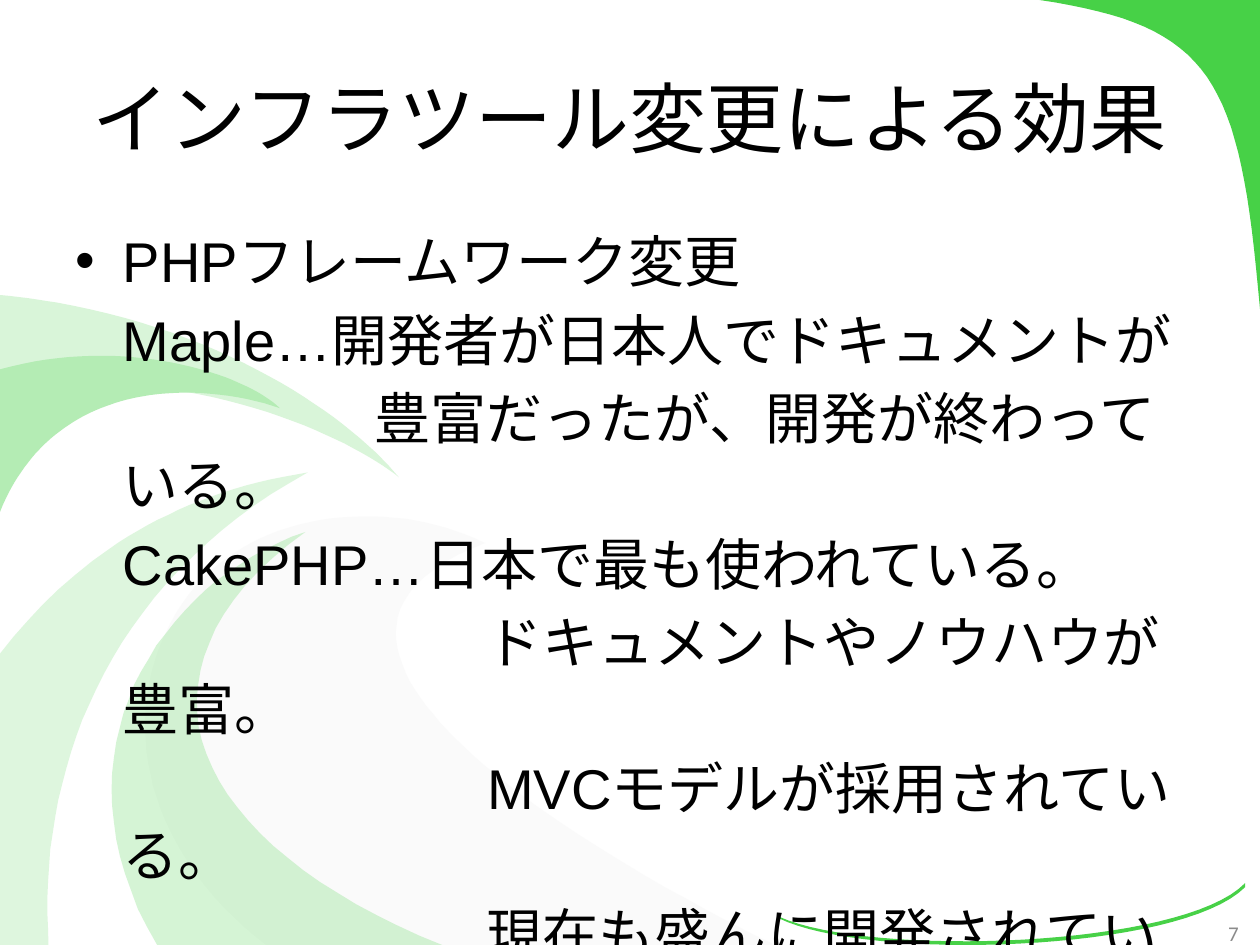
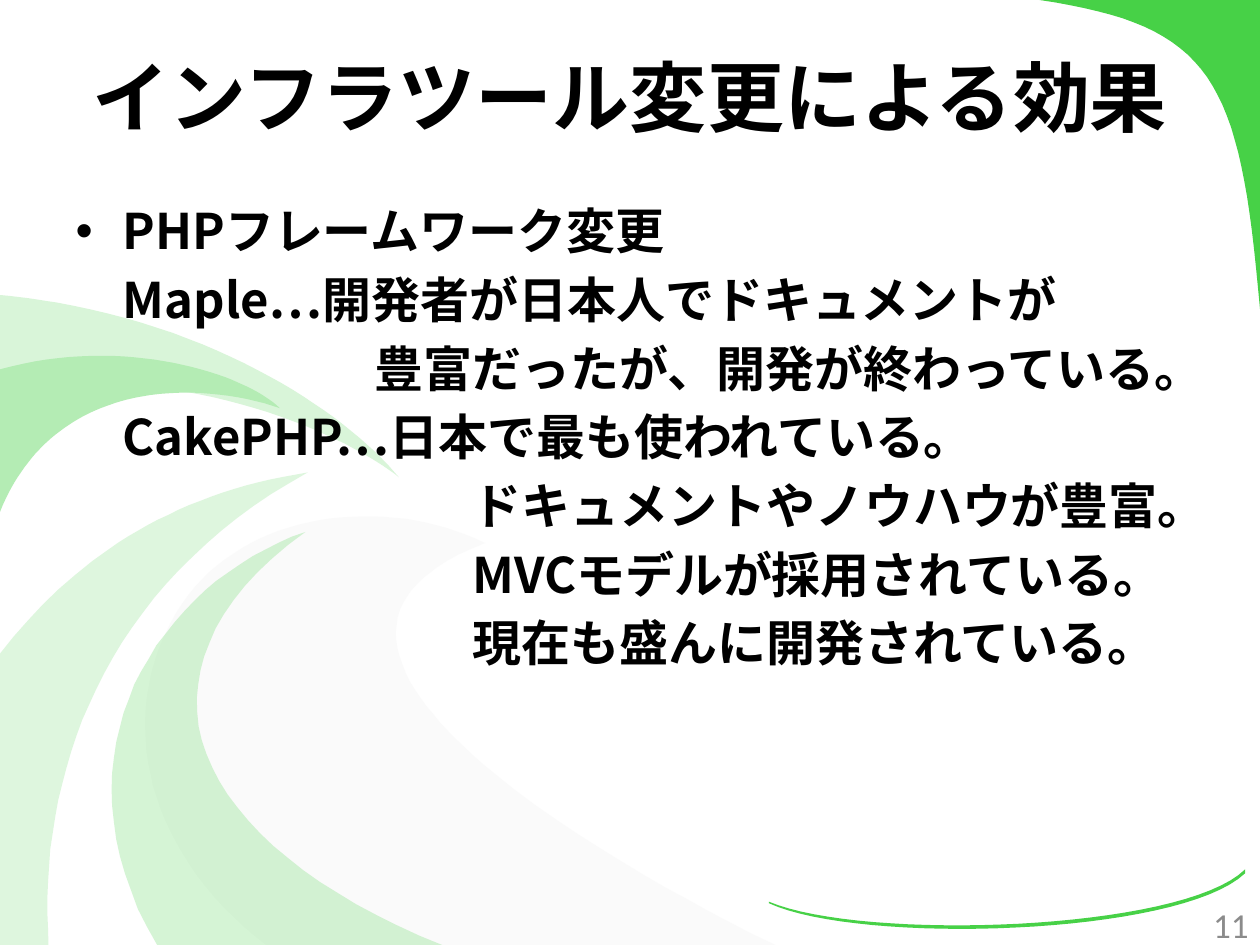
Before and after one commit to kotaro0717/Report-Management, a slide deck: slide 11 of PowerPoint/report_hokada.pptx (slide 7 before the commit). Drawn at 1260x945 pixels with LibreOffice and Linux fonts; fonts in the diff are those of the drawing. Boxes give left, top, right and bottom in pixels: in the first picture for what was removed or moved away, otherwise in the second. Text is boxed around its words. In the diff, an @@ line names an element or a change of style, - is before the commit and + after.

```diff
--- a/PowerPoint/report_hokada.pptx
+++ b/PowerPoint/report_hokada.pptx
@@ title "インフラツール変更による効果": place and size @@
-title "インフラツール変更による効果" at box(93, 82, 1166, 154)
+title "インフラツール変更による効果" at box(93, 60, 1167, 133)
@@ title "インフラツール変更による効果" at box(93, 60, 1167, 133): bold on @@
@@ text "PHPフレームワーク変更": place and size @@
-text "PHPフレームワーク変更" at box(123, 238, 1172, 735)
+text "PHPフレームワーク変更" at box(123, 207, 1207, 666)
@@ text "PHPフレームワーク変更" at box(123, 207, 1207, 666): size 32 to 28 pt, font Arial to Noto Sans CJK JP, bold on @@
@@ freeform shape: place and size @@
-freeform shape at box(779, 883, 1245, 945)
+freeform shape at box(769, 869, 1245, 929)
@@ page number at box(1213, 915, 1248, 938): text changed; size 12 to 20 pt @@
-7
+11
```
Also in this commit, not shown: 25 other slides changed, 6 slides added, 1 slide removed.
